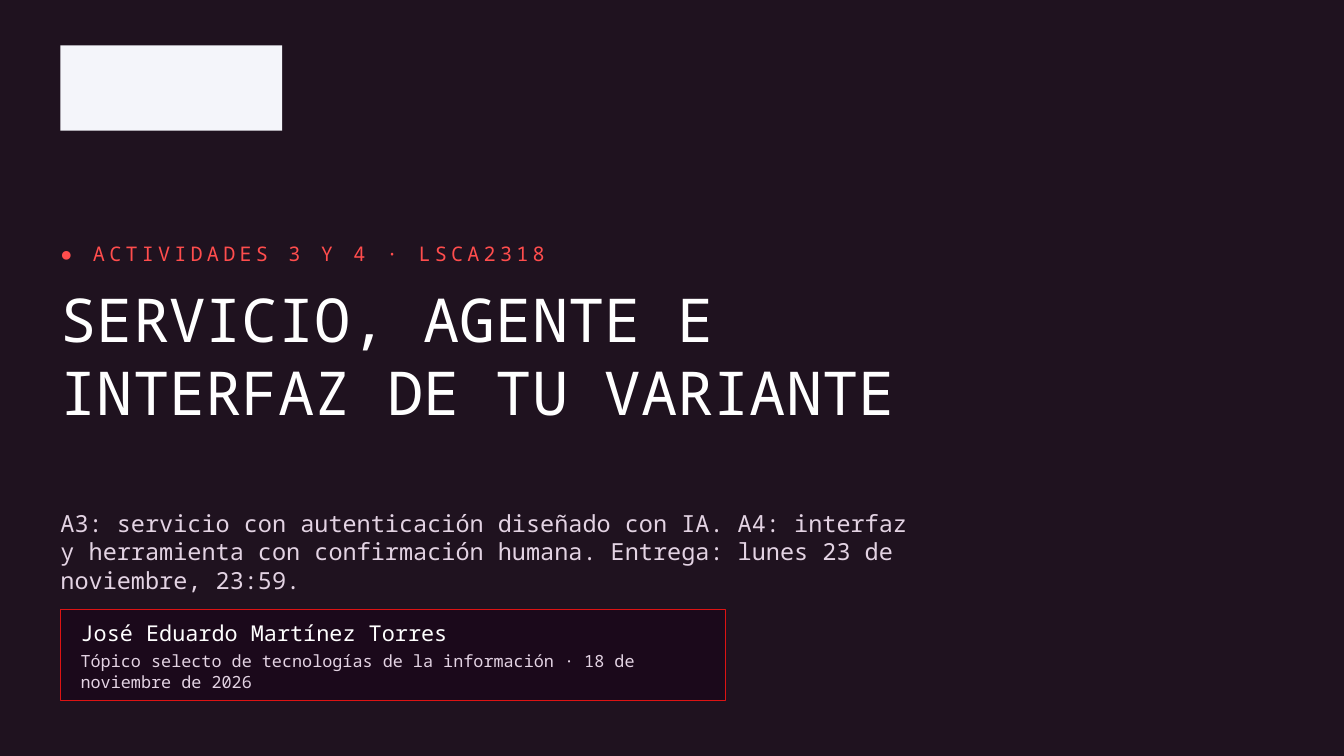
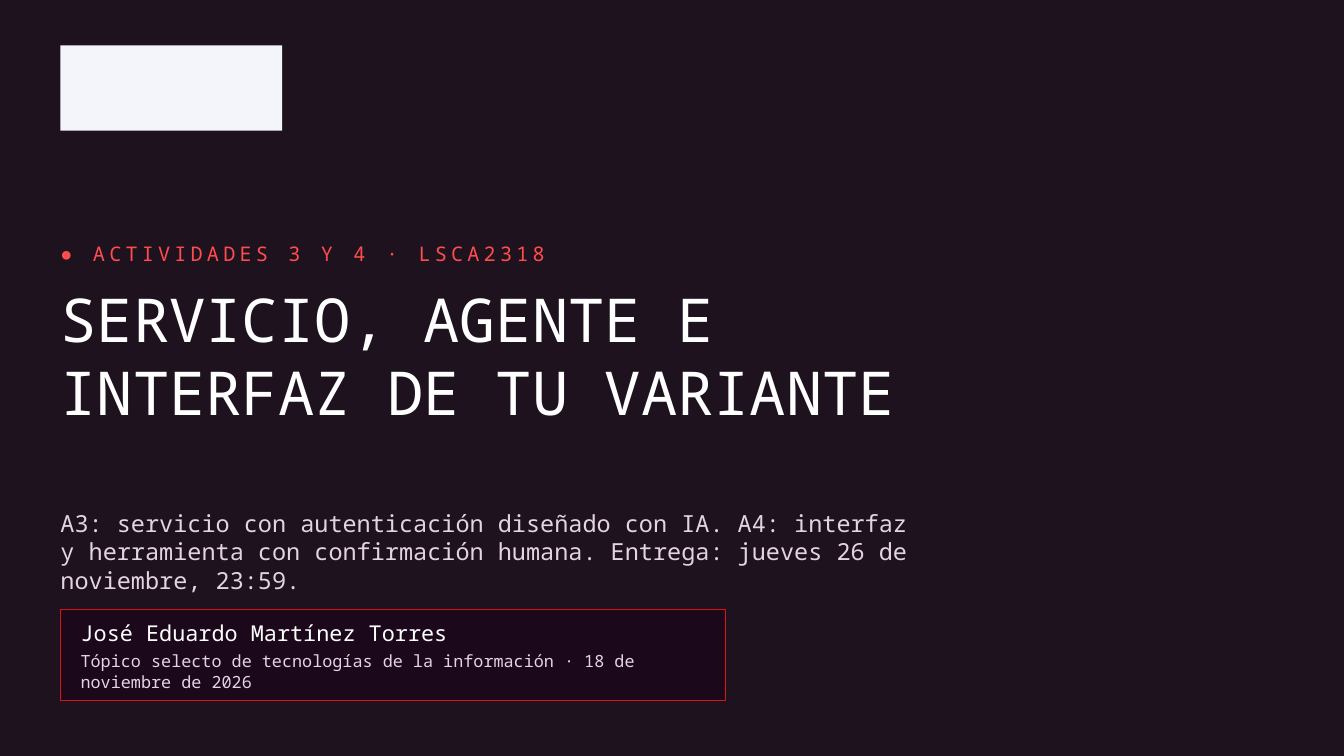
Before and after one commit to CyberProf-tecmi/lsca2318-lab-a3-a4, a slide deck: slide 1 of Presentacion_Actividades_A3_A4.pptx. Drawn at 1344x756 pixels with LibreOffice and Linux fonts; fonts in the diff are those of the drawing; background and template pictures are left out; a plain dark background stands for a picture behind light text. Boxes give left, top, right and bottom in pixels: in the first picture for what was removed or moved away, otherwise in the second. Text is boxed around its words. In the diff, an @@ line names an element or a change of style, - is before the commit and + after.

Commit message:
Fechas nuevas y entrega del lab

```diff
--- a/Presentacion_Actividades_A3_A4.pptx
+++ b/Presentacion_Actividades_A3_A4.pptx
@@ text at <box>60,514,907,593</box>: text changed @@
-A3: servicio con autenticación diseñado con IA. A4: interfaz y herramienta con confirmación humana. Entrega: lunes 23 de noviembre, 23:59.
+A3: servicio con autenticación diseñado con IA. A4: interfaz y herramienta con confirmación humana. Entrega: jueves 26 de noviembre, 23:59.
```
Also in this commit, not shown: 2 other slides changed, 3 other files.
